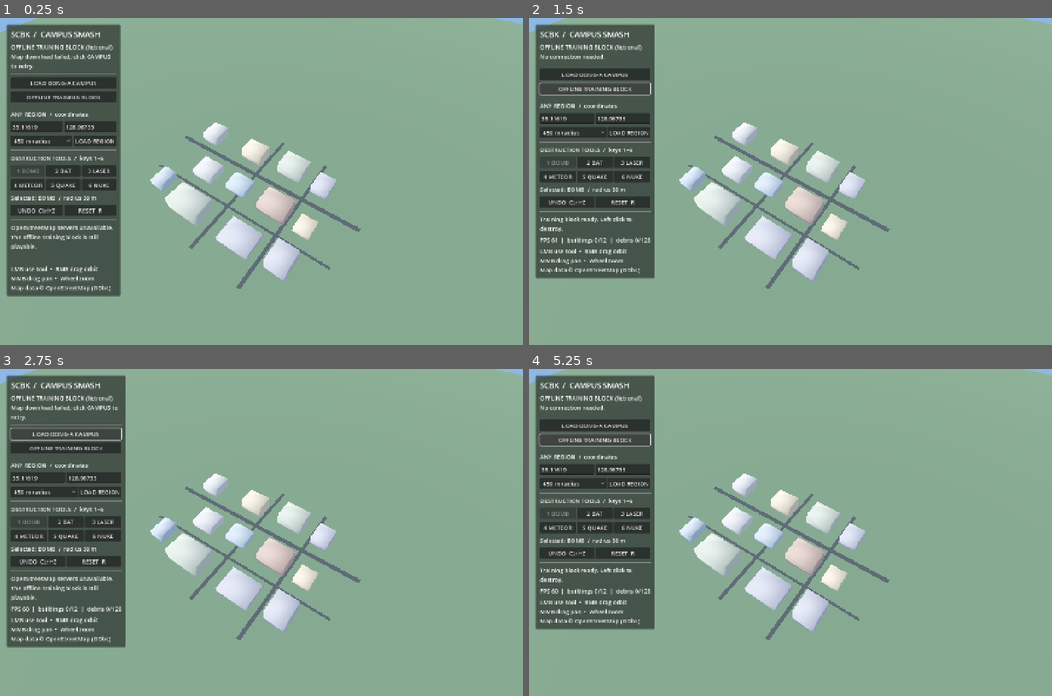
Above: before the commit, frames 1-4 (two rows, left to right).
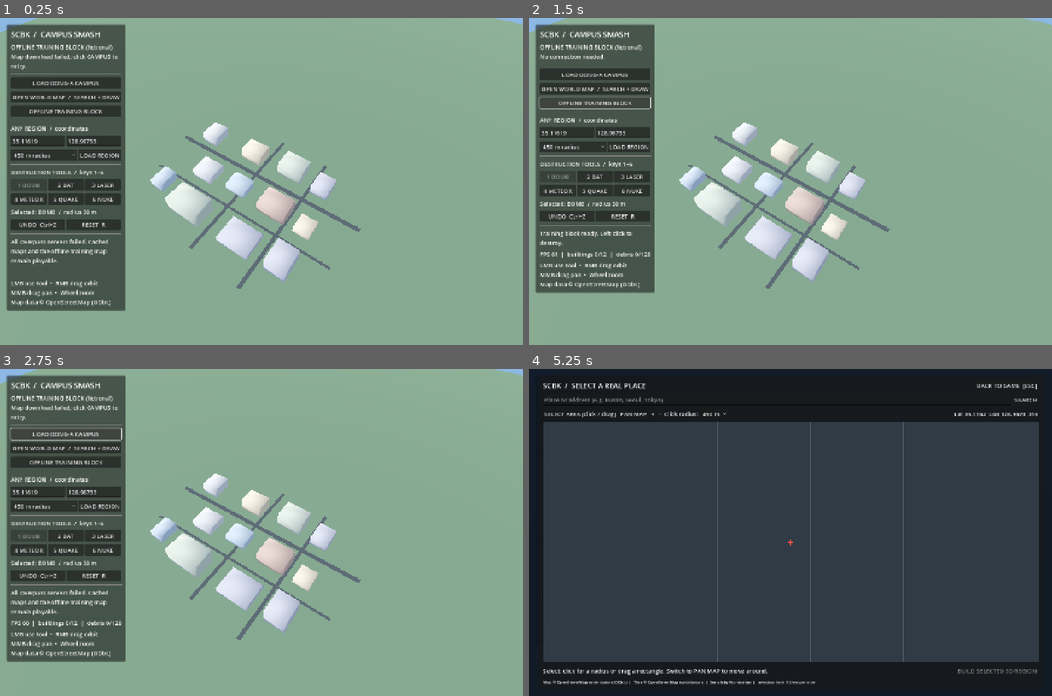
Above: after the commit, the same moments.

Repository: sopo9880/SCBK
Game: Godot game, scene res://scenes/main.tscn
The game is run twice, just before and just after one commit, with the same random seed, the same clock (stepped at 60 frames per second) and the same inputs.
Inputs (mouse positions are in pixels of both pictures, inside the frame that each line leads up to):
- Up to frame 1 (0.25 s): no input
- Up to frame 2 (1.5 s): click "LOAD DONG-A CAMPUS" at 0.5 s; click "OFFLINE TRAINING BLOCK" at 1.25 s
- Up to frame 3 (2.75 s): click "LOAD DONG-A CAMPUS" at 2 s
- Up to frame 4 (5.25 s): click "LOAD DONG-A CAMPUS" at 2.75 s; click "OFFLINE TRAINING BLOCK" at 3.5 s; click "OFFLINE TRAINING BLOCK" at 4.25 s; click (596, 440) at 5 s, where only the run after the commit has a clickable "OPEN WORLD MAP / SEARCH + DRAW"

The runs differ from the first frame. In frame 1, 8.5% of the frame differs, in the area x 1-24%, y 1-90%; in frame 2, 7.3%; in frame 3, 7.7%; in frame 4, 96%, in the area x 0-100%, y 0-100%.

Commit message:
feat: connect map area picker to bounded Overpass region loader with map math tests

Diff:
--- a/scripts/main.gd
+++ b/scripts/main.gd
@@ -5,6 +5,7 @@
 
 const WorldBuilder = preload("res://scripts/world_builder.gd")
 const RegionLoader = preload("res://scripts/region_loader.gd")
+const MapPicker = preload("res://scripts/map_picker.gd")
 const DONGA_LAT := 35.11619
 const DONGA_LON := 128.96733
 const DONGA_RADIUS := 450
@@ -14,6 +15,9 @@
 
 var _world: Node3D
 var _maps: Node
+var _picker: Control
+var _last_map_lat: float = DONGA_LAT
+var _last_map_lon: float = DONGA_LON
 var _camera: Camera3D
 var _camera_target: Vector3 = Vector3(0.0, 5.0, 0.0)
 var _yaw: float = 0.6
@@ -105,12 +109,20 @@
 	_maps.load_region(lat, lon, radius, "Custom map (%.5f, %.5f)" % [lat, lon])
 
 func _on_region_loaded(region: Dictionary, source: String) -> void:
+	_last_map_lat = float(region.get("center_lat", _last_map_lat))
+	_last_map_lon = float(region.get("center_lon", _last_map_lon))
 	var count: int = _world.load_region(region, source)
 	_camera_target = Vector3(0.0, 8.0, 0.0)
 	_distance = 580.0
 	_update_camera()
 	_details_label.text = "%s\n%d OSM buildings  |  %s" % [str(region.get("label", "Map")), count, source]
-	_set_status("Real OSM footprints loaded. Building heights may be estimated.")
+	var total: int = int(region.get("total_buildings", count))
+	if count == 0:
+		_set_status("No building footprints mapped in this area. Try a nearby location.")
+	elif total > count:
+		_set_status("Loaded %d/%d buildings (nearest first for performance). Heights may be estimated." % [count, total])
+	else:
+		_set_status("Real OSM footprints loaded. Building heights may be estimated.")
 
 func _on_region_failed(message: String) -> void:
 	_set_status(message)
@@ -152,6 +164,10 @@
 	campus_btn.text = "LOAD DONG-A CAMPUS"
 	campus_btn.pressed.connect(_load_donga)
 	column.add_child(campus_btn)
+	var map_btn := Button.new()
+	map_btn.text = "OPEN WORLD MAP  /  SEARCH + DRAW"
+	map_btn.pressed.connect(_open_map_picker)
+	column.add_child(map_btn)
 	var demo_btn := Button.new()
 	demo_btn.text = "OFFLINE TRAINING BLOCK"
 	demo_btn.pressed.connect(_load_training_block)
@@ -228,6 +244,12 @@
 	instructions.autowrap_mode = TextServer.AUTOWRAP_WORD_SMART
 	column.add_child(instructions)
 	_select_tool(0)
+	_picker = MapPicker.new()
+	_picker.name = "WorldMapPicker"
+	_picker.visible = false
+	layer.add_child(_picker)
+	_picker.area_chosen.connect(_on_map_area_chosen)
+	_picker.dismissed.connect(func() -> void: _set_status("Map selector closed."))
 
 func _make_separator(parent: VBoxContainer) -> void:
 	var line := HSeparator.new()
@@ -241,6 +263,8 @@
 		_tool_label.text = "Selected: %s  /  radius %.0f m" % [TOOL_NAMES[_active_tool], TOOL_RADII[_active_tool]]
 
 func _unhandled_input(event: InputEvent) -> void:
+	if _picker != null and _picker.visible:
+		return
 	if event is InputEventMouseMotion:
 		if Input.is_mouse_button_pressed(MOUSE_BUTTON_RIGHT):
 			_yaw -= event.relative.x * 0.006
@@ -271,6 +295,14 @@
 		elif event.keycode == KEY_Z and event.ctrl_pressed:
 			_undo()
 
+func _open_map_picker() -> void:
+	_picker.open_picker(_last_map_lat, _last_map_lon)
+	_set_status("Use the world map to search and select an area.")
+
+func _on_map_area_chosen(bounds: Dictionary, label: String) -> void:
+	_set_status("Fetching selected map area, then building the 3D scene...")
+	_maps.load_bounds(bounds, label)
+
 func _pick_and_fire(screen: Vector2) -> void:
 	var start: Vector3 = _camera.project_ray_origin(screen)
 	var finish: Vector3 = start + _camera.project_ray_normal(screen) * 3500.0
--- a/scripts/map_picker.gd
+++ b/scripts/map_picker.gd
@@ -104,7 +104,7 @@
 	_search_input = LineEdit.new()
 	_search_input.placeholder_text = "Place or address (e.g. Busan, Seoul, Tokyo)"
 	_search_input.size_flags_horizontal = Control.SIZE_EXPAND_FILL
-	_search_input.text_submitted.connect(func(_text: String) -> void: _search())
+	_search_input.text_submitted.connect(_submit_search)
 	search_bar.add_child(_search_input)
 	_search_button = Button.new()
 	_search_button.text = "SEARCH"
@@ -123,7 +123,7 @@
 	bar.add_child(_mode_button)
 	var pan_button := Button.new()
 	pan_button.text = "PAN MAP"
-	pan_button.pressed.connect(func() -> void: _mode_select = false; _mode_button.text = "PAN MAP (drag)")
+	pan_button.pressed.connect(_set_pan_mode)
 	bar.add_child(pan_button)
 	var zoom_in := Button.new()
 	zoom_in.text = "+"
@@ -171,6 +171,10 @@
 	attribution.add_theme_font_size_override("font_size", 11)
 	vbox.add_child(attribution)
 
+func _set_pan_mode() -> void:
+	_mode_select = false
+	_mode_button.text = "PAN MAP (drag)"
+
 func _switch_mode() -> void:
 	_mode_select = true
 	_mode_button.text = "SELECT AREA (click / drag)"
@@ -266,6 +270,9 @@
 		var label: String = "Selected map (%.5f, %.5f)" % [lat, lon]
 		visible = false
 		area_chosen.emit(bounds, label)
+
+func _submit_search(_text: String) -> void:
+	_search()
 
 func _search() -> void:
 	var query: String = _search_input.text.strip_edges()
--- a/scripts/region_loader.gd
+++ b/scripts/region_loader.gd
@@ -1,10 +1,11 @@
 extends Node
-## Small, bounded OSM/Overpass importer with local disk cache.
-## No network access is needed to play the bundled fictional training block.
+## Bounded, cached OpenStreetMap Overpass importer.
+## Accepts either a radius preset or an explicitly selected map rectangle.
 
 signal region_loaded(region: Dictionary, source: String)
 signal region_failed(message: String)
 
+const Mercator = preload("res://scripts/map_math.gd")
 const SERVERS := [
 	"https://overpass.kumi.systems/api/interpreter",
 	"https://overpass-api.de/api/interpreter",
@@ -14,56 +15,95 @@
 const MAX_ROADS := 200
 const MAX_RADIUS := 700
 const CACHE_DIR := "user://regions"
+const USER_AGENT := "SCBK-Windows/0.1.0 (https://github.com/sopo9880/SCBK)"
 
 var _request: HTTPRequest
+var _bounds: Dictionary = {}
 var _lat: float = 35.11619
 var _lon: float = 128.96733
-var _radius: int = 450
 var _label: String = ""
 var _server_index: int = 0
 var _active: bool = false
+var _legacy_radius: int = 0
 
 func _ready() -> void:
 	_request = HTTPRequest.new()
-	_request.timeout = 14.0
+	_request.timeout = 20.0
+	_request.body_size_limit = 12 * 1024 * 1024
 	add_child(_request)
 	_request.request_completed.connect(_on_completed)
 	DirAccess.make_dir_recursive_absolute(ProjectSettings.globalize_path(CACHE_DIR))
 
 func load_region(lat: float, lon: float, radius: int, label: String) -> void:
+	if not is_finite(lat) or not is_finite(lon) or absf(lat) > 85.0 or absf(lon) > 180.0:
+		region_failed.emit("Latitude/longitude is out of supported map range.")
+		return
+	var limited: int = clampi(radius, 150, MAX_RADIUS)
+	var bounds: Dictionary = Mercator.centered_bounds(lat, lon, float(limited))
+	_start_load(bounds, label, limited)
+
+func load_bounds(bounds: Dictionary, label: String) -> void:
+	_start_load(bounds, label, 0)
+
+func is_busy() -> bool:
+	return _active
+
+func _start_load(bounds: Dictionary, label: String, legacy_radius: int) -> void:
 	if _active:
-		region_failed.emit("A map request is already active.")
-		return
-	if not is_finite(lat) or not is_finite(lon) or absf(lat) > 85.0 or absf(lon) > 180.0:
-		region_failed.emit("Latitude/longitude is out of range.")
-		return
-	_lat = lat
-	_lon = lon
-	_radius = clampi(radius, 150, MAX_RADIUS)
+		region_failed.emit("Map request still running. Please try again after it finishes.")
+		return
+	if not Mercator.validated(bounds):
+		region_failed.emit("Region must be within 50–1600 m on each side; avoid the 180-degree meridian.")
+		return
+	_bounds = bounds.duplicate(true)
+	_lat = (float(_bounds["south"]) + float(_bounds["north"])) * 0.5
+	_lon = (float(_bounds["west"]) + float(_bounds["east"])) * 0.5
 	_label = label
-	var path: String = _cache_path()
-	if FileAccess.file_exists(path):
-		var cached: Variant = JSON.parse_string(FileAccess.get_file_as_string(path))
-		if cached is Dictionary and cached.has("buildings"):
-			region_loaded.emit(cached, "Local OSM cache")
-			return
+	_legacy_radius = legacy_radius
+	var cached: Variant = _read_cache(_cache_path())
+	if not cached is Dictionary and _legacy_radius > 0:
+		cached = _read_cache(_legacy_cache_path())
+	if cached is Dictionary:
+		cached["label"] = _label
+		region_loaded.emit(cached, "Cached OpenStreetMap")
+		return
 	_server_index = 0
 	_active = true
 	_send_request()
 
 func _cache_path() -> String:
-	var key: String = ("%0.5f_%0.5f_%d" % [_lat, _lon, _radius]).replace("-", "n").replace(".", "p")
+	var key: String = ("bbox_%.5f_%.5f_%.5f_%.5f" % [
+		float(_bounds["south"]), float(_bounds["west"]),
+		float(_bounds["north"]), float(_bounds["east"])
+	]).replace("-", "n").replace(".", "p")
 	return "%s/%s.json" % [CACHE_DIR, key]
+
+func _legacy_cache_path() -> String:
+	var key: String = ("%.5f_%.5f_%d" % [_lat, _lon, _legacy_radius]).replace("-", "n").replace(".", "p")
+	return "%s/%s.json" % [CACHE_DIR, key]
+
+func _read_cache(path: String) -> Variant:
+	if not FileAccess.file_exists(path):
+		return null
+	var parsed: Variant = JSON.parse_string(FileAccess.get_file_as_string(path))
+	if parsed is Dictionary and parsed.get("buildings") is Array and parsed.get("roads") is Array:
+		return parsed
+	return null
 
 func _send_request() -> void:
 	if _server_index >= SERVERS.size():
 		_active = false
-		region_failed.emit("OpenStreetMap servers unavailable. The offline training block is still playable.")
-		return
-	var query: String = '[out:json][timeout:30];(way["building"](around:%d,%.6f,%.6f);way["highway"](around:%d,%.6f,%.6f););out tags geom;' % [_radius, _lat, _lon, _radius, _lat, _lon]
-	var headers := PackedStringArray(["Content-Type: application/x-www-form-urlencoded; charset=UTF-8"])
-	var error: Error = _request.request(SERVERS[_server_index], headers, HTTPClient.METHOD_POST, "data=" + query.uri_encode())
-	if error != OK:
+		region_failed.emit("All Overpass servers failed. Cached maps and the offline training map remain playable.")
+		return
+	var south: float = float(_bounds["south"])
+	var west: float = float(_bounds["west"])
+	var north: float = float(_bounds["north"])
+	var east: float = float(_bounds["east"])
+	var bbox: String = "%.6f,%.6f,%.6f,%.6f" % [south, west, north, east]
+	var query: String = '[out:json][timeout:35];(way["building"](%s);way["highway"](%s););out tags geom;' % [bbox, bbox]
+	var headers := PackedStringArray(["Content-Type: application/x-www-form-urlencoded; charset=UTF-8", "User-Agent: " + USER_AGENT])
+	var err: Error = _request.request(SERVERS[_server_index], headers, HTTPClient.METHOD_POST, "data=" + query.uri_encode())
+	if err != OK:
 		_server_index += 1
 		_send_request()
 
@@ -74,14 +114,13 @@
 		var decoded: Variant = JSON.parse_string(body.get_string_from_utf8())
 		if decoded is Dictionary and decoded.get("elements") is Array:
 			var region: Dictionary = _convert_osm(decoded)
-			if region["buildings"].size() > 0:
-				var file: FileAccess = FileAccess.open(_cache_path(), FileAccess.WRITE)
-				if file != null:
-					file.store_string(JSON.stringify(region))
-					file.close()
-				_active = false
-				region_loaded.emit(region, "Live OpenStreetMap")
-				return
+			var output: FileAccess = FileAccess.open(_cache_path(), FileAccess.WRITE)
+			if output != null:
+				output.store_string(JSON.stringify(region))
+				output.close()
+			_active = false
+			region_loaded.emit(region, "Live OpenStreetMap")
+			return
 	_server_index += 1
 	_send_request()
 
@@ -90,59 +129,91 @@
 	var z: float = (_lat - lat) * 111132.0
 	return Vector2(x, z)
 
+func _within_selection(lat: float, lon: float) -> bool:
+	return lat >= float(_bounds["south"]) and lat <= float(_bounds["north"]) and lon >= float(_bounds["west"]) and lon <= float(_bounds["east"])
+
 func _convert_osm(doc: Dictionary) -> Dictionary:
-	var buildings: Array = []
-	var roads: Array = []
+	var buildings_found: Array[Dictionary] = []
+	var roads_found: Array[Dictionary] = []
 	for element in doc["elements"]:
 		if not element is Dictionary or str(element.get("type", "")) != "way":
 			continue
 		var tags: Dictionary = element.get("tags", {})
-		var geometry: Array = element.get("geometry", [])
-		if geometry.size() < 2:
+		var geom: Array = element.get("geometry", [])
+		if geom.size() < 2:
 			continue
-		var pts: Array = []
-		for node in geometry:
+		var points: Array = []
+		var geo_lat: float = 0.0
+		var geo_lon: float = 0.0
+		for node in geom:
 			if not node is Dictionary:
 				continue
-			var pt: Vector2 = _meters(float(node.get("lat", 0.0)), float(node.get("lon", 0.0)))
-			pts.append([snappedf(pt.x, 0.01), snappedf(pt.y, 0.01)])
-		if tags.has("building") and pts.size() >= 4 and buildings.size() < MAX_BUILDINGS:
-			# OSM buildings are closed ways; store each vertex only once.
-			var first: Vector2 = Vector2(float(pts[0][0]), float(pts[0][1]))
-			var last: Vector2 = Vector2(float(pts[-1][0]), float(pts[-1][1]))
-			if first.distance_to(last) < 0.5:
-				pts.pop_back()
-			if pts.size() < 3:
+			var lat: float = float(node.get("lat", 0.0))
+			var lon: float = float(node.get("lon", 0.0))
+			geo_lat += lat
+			geo_lon += lon
+			var pt: Vector2 = _meters(lat, lon)
+			points.append([snappedf(pt.x, 0.01), snappedf(pt.y, 0.01)])
+		if points.size() < 2:
+			continue
+		if tags.has("building") and points.size() >= 4:
+			if Vector2(float(points[0][0]), float(points[0][1])).distance_to(Vector2(float(points[-1][0]), float(points[-1][1]))) < 0.5:
+				points.pop_back()
+			if points.size() < 3:
 				continue
-			var center: Vector2 = Vector2.ZERO
-			for p in pts:
-				center += Vector2(float(p[0]), float(p[1]))
-			center /= float(pts.size())
-			if center.length() > float(_radius) * 1.3:
+			var centroid: Vector2 = Vector2.ZERO
+			for p in points:
+				centroid += Vector2(float(p[0]), float(p[1]))
+			centroid /= float(points.size())
+			var centroid_lat: float = _lat - centroid.y / 111132.0
+			var centroid_lon: float = _lon + centroid.x / (111320.0 * cos(deg_to_rad(_lat)))
+			if not _within_selection(centroid_lat, centroid_lon):
 				continue
 			var ht: float = _read_height(tags)
-			buildings.append({
-				"id": str(element.get("id", buildings.size())),
+			buildings_found.append({
+				"id": str(element.get("id", buildings_found.size())),
 				"name": str(tags.get("name:ko", tags.get("name", "Building %s" % str(element.get("id", ""))))),
 				"height": ht,
-				"outline": pts
+				"outline": points,
+				"distance": centroid.length()
 			})
-		elif tags.has("highway") and pts.size() >= 2 and roads.size() < MAX_ROADS:
-			var typ: String = str(tags.get("highway", ""))
+		elif tags.has("highway"):
+			var segment_center: Vector2 = Vector2.ZERO
+			for p in points:
+				segment_center += Vector2(float(p[0]), float(p[1]))
+			segment_center /= float(points.size())
+			var kind: String = str(tags.get("highway", ""))
 			var width: float = 5.0
-			if typ in ["footway", "path", "steps", "pedestrian"]:
+			if kind in ["footway", "path", "steps", "pedestrian"]:
 				width = 2.4
-			elif typ in ["primary", "secondary", "tertiary"]:
+			elif kind in ["primary", "secondary", "tertiary"]:
 				width = 9.0
-			elif typ == "service":
+			elif kind == "service":
 				width = 3.5
-			roads.append({"width": width, "path": pts})
+			roads_found.append({"width": width, "path": points, "distance": segment_center.length()})
+	# Nearest-first prevents Overpass response ordering from arbitrarily hiding
+	# all buildings in the user's selected centre when the area is dense.
+	buildings_found.sort_custom(func(a: Dictionary, b: Dictionary) -> bool: return float(a["distance"]) < float(b["distance"]))
+	roads_found.sort_custom(func(a: Dictionary, b: Dictionary) -> bool: return float(a["distance"]) < float(b["distance"]))
+	var buildings: Array = []
+	for i in range(mini(MAX_BUILDINGS, buildings_found.size())):
+		var b: Dictionary = buildings_found[i]
+		b.erase("distance")
+		buildings.append(b)
+	var roads: Array = []
+	for i in range(mini(MAX_ROADS, roads_found.size())):
+		var r: Dictionary = roads_found[i]
+		r.erase("distance")
+		roads.append(r)
 	return {
 		"label": _label,
 		"center_lat": _lat,
 		"center_lon": _lon,
+		"bounds": _bounds.duplicate(true),
 		"buildings": buildings,
 		"roads": roads,
+		"total_buildings": buildings_found.size(),
+		"total_roads": roads_found.size(),
 		"source": "OpenStreetMap contributors (ODbL)"
 	}
 
--- /dev/null
+++ b/tests/test_map_math.gd
@@ -0,0 +1,36 @@
+extends SceneTree
+## Fast map conversion and bounding-box smoke test; no network needed.
+const Mercator = preload("res://scripts/map_math.gd")
+
+func _initialize() -> void:
+	for location in [
+		Vector2(35.11619, 128.96733),
+		Vector2(37.5665, 126.9780),
+		Vector2(35.1796, 129.0756),
+		Vector2(40.7128, -74.0060),
+		Vector2(-33.8688, 151.2093)
+	]:
+		var px: Vector2 = Mercator.project(location.x, location.y, 16)
+		var roundtrip: Vector2 = Mercator.unproject(px, 16)
+		if absf(roundtrip.x - location.x) > 0.0001 or absf(roundtrip.y - location.y) > 0.0001:
+			printerr("Web Mercator conversion failed: ", location, " -> ", roundtrip)
+			quit(1)
+			return
+	var box: Dictionary = Mercator.centered_bounds(35.11619, 128.96733, 450)
+	var dimensions: Vector2 = Mercator.meters(box)
+	if not Mercator.validated(box) or absf(dimensions.x - 900.0) > 3.0 or absf(dimensions.y - 900.0) > 3.0:
+		printerr("Centered 900 m bounding region invalid: ", box, " / ", dimensions)
+		quit(1)
+		return
+	var screen_bounds: Dictionary = Mercator.from_pixels(Vector2(100, 100), Vector2(500, 500), Vector2(35.11619, 128.96733), Vector2(900, 600), 16)
+	if screen_bounds.is_empty() or not Mercator.validated(screen_bounds):
+		printerr("Pixel selection did not generate a valid regional bounding box")
+		quit(1)
+		return
+	var huge: Dictionary = Mercator.centered_bounds(35.1, 129.0, 5000)
+	if Mercator.validated(huge):
+		printerr("Large selections must be rejected to protect Overpass/physics resources")
+		quit(1)
+		return
+	print("SCBK map math tests passed")
+	quit(0)
Not shown, changed: .github/workflows/pr-checks.yml
Not shown, changed: README.md
Not shown, changed: docs/ARCHITECTURE.md
Not shown, changed: tools/validate_data.py
